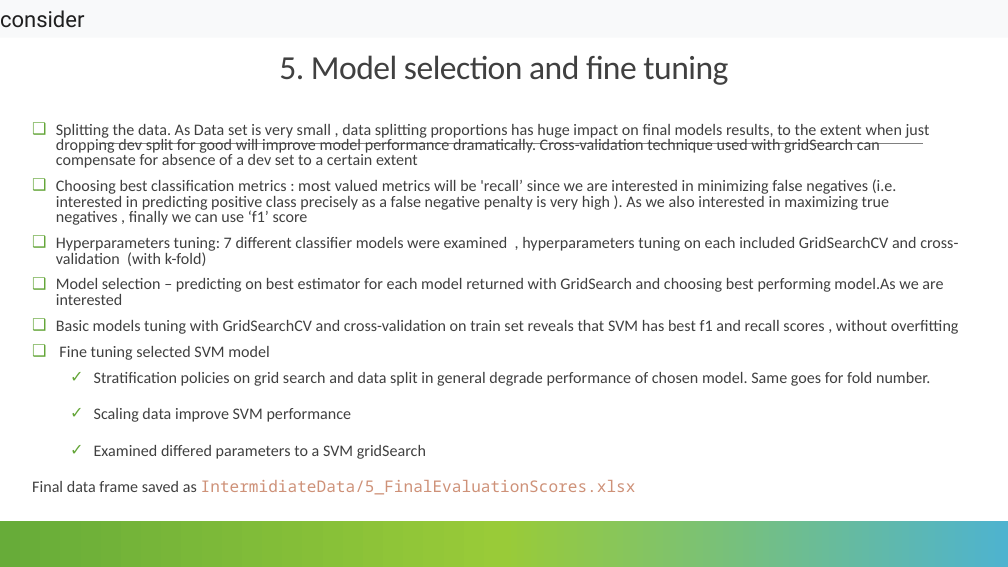
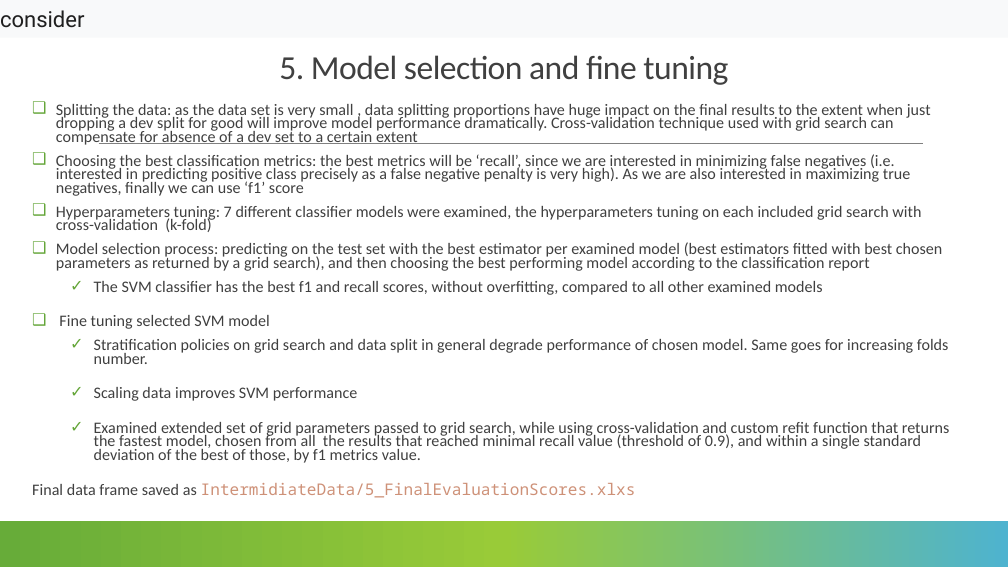
Before and after one commit to lmanov1/CancerPrediction, a slide deck: slide 9 of PROJECT_PRESENTATION.pptx. Drawn at 1008x567 pixels with LibreOffice and Linux fonts; fonts in the diff are those of the drawing. Boxes give left, top, right and bottom in pixels: in the first picture for what was removed or moved away, otherwise in the second. Text is boxed around its words. In the diff, an @@ line names an element or a change of style, - is before the commit and + after.

```diff
--- a/PROJECT_PRESENTATION.pptx
+++ b/PROJECT_PRESENTATION.pptx
@@ text "Splitting the data: as the ...": place and size @@
-text "Splitting the data: as the ..." at <box>32,124,959,495</box>
+text "Splitting the data: as the ..." at <box>32,104,950,498</box>
@@ text at <box>56,104,942,295</box>: text changed @@
-❑ Splitting the data. As Data set is very small , data splitting proportions has huge impact on final models results, to the extent when just dropping dev split for good will improve model performance dramatically. Cross-validation technique used with gridSearch can compensate for absence of a dev set to a certain extent
-❑ Choosing best classification metrics : most valued metrics will be 'recall’ since we are interested in minimizing false negatives (i.e. interested in predicting positive class precisely as a false negative penalty is very high ). As we also interested in maximizing true negatives , finally we can use ‘f1’ score
-❑ Hyperparameters tuning: 7 different classifier models were examined , hyperparameters tuning on each included GridSearchCV and cross-validation (with k-fold)
-❑ Model selection – predicting on best estimator for each model returned with GridSearch and choosing best performing model.As we are interested
-❑ Basic models tuning with GridSearchCV and cross-validation on train set reveals that SVM has best f1 and recall scores , without overfitting
+❑ Splitting the data: as the data set is very small , data splitting proportions have huge impact on the final results to the extent when just dropping a dev split for good will improve model performance dramatically. Cross-validation technique used with grid search can compensate for absence of a dev set to a certain extent
+❑ Choosing the best classification metrics: the best metrics will be ‘recall’, since we are interested in minimizing false negatives (i.e. interested in predicting positive class precisely as a false negative penalty is very high). As we are also interested in maximizing true negatives, finally we can use ‘f1’ score
+❑ Hyperparameters tuning: 7 different classifier models were examined, the hyperparameters tuning on each included grid search with cross-validation (k-fold)
+❑ Model selection process: predicting on the test set with the best estimator per examined model (best estimators fitted with best chosen parameters as returned by a grid search), and then choosing the best performing model according to the classification report
+    ✓ The SVM classifier has the best f1 and recall scores, without overfitting, compared to all other examined models
@@ text at <box>59,315,270,329</box>: line spacing 0.8 to 0.7 @@
@@ text at <box>32,339,950,498</box>: text changed @@
-    ✓ Stratification policies on grid search and data split in general degrade performance of chosen model. Same goes for fold number.
-    ✓ Scaling data improve SVM performance
-    ✓ Examined differed parameters to a SVM gridSearch
-Final data frame saved as IntermidiateData/5_FinalEvaluationScores.xlsx
+    ✓ Stratification policies on grid search and data split in general degrade performance of chosen model. Same goes for increasing folds number.
+    ✓ Scaling data improves SVM performance
+    ✓ Examined extended set of grid parameters passed to grid search, while using cross-validation and custom refit function that returns the fastest model, chosen from all the results that reached minimal recall value (threshold of 0.9), and within a single standard deviation of the best of those, by f1 metrics value.
+Final data frame saved as IntermidiateData/5_FinalEvaluationScores.xlxs
```
Also in this commit, not shown: 6 other slides changed, 1 slide added, 1 slide removed, 3 other files.
